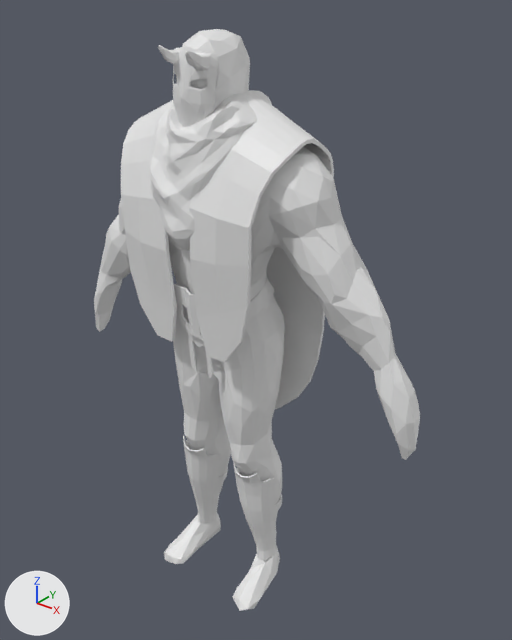
Two versions of the FBX model Group project 3/Assets/Gabriel/characters/thirdCharAnim.fbx, one commit apart.
Before and after are seen from a 50 mm camera at (2.11, -2.41, 3.09) aimed at (0.09, 0.12, 1.52). The axes (+X, +Y, +Z) are drawn at lower left. The lights are the same throughout. Where no turn or scale is listed for an object, it has been applied to the vertices.

Names of what the first picture shows: 'Plane', 'bootL.001', 'bootR.001', 'cape', 'corp.002', 'mask.001', 'scarf.001'.
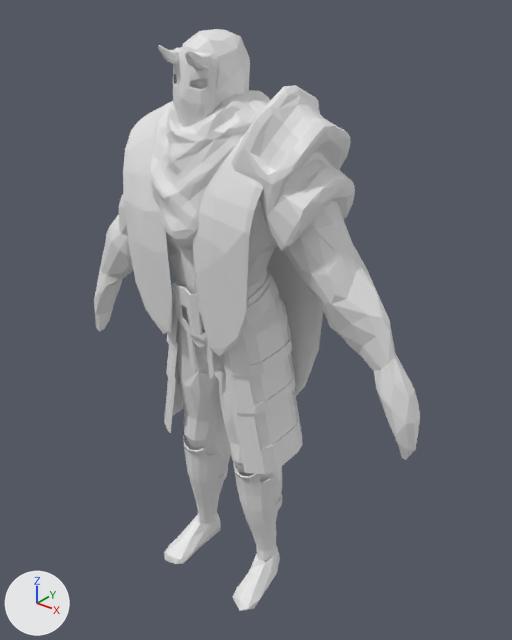
Where the newer file only moved an object's origin or applied its transform, the numbers keep the older frame.

What changed in the scene script:
```text
Add mat_cape:
    mat_cape = principled_material('cape')
    mat_cape.base_color = (0.8, 0.8, 0.8)  # white #e7e7e7
Add mat_legsarmor2:
    mat_legsarmor2 = principled_material('legsArmor2')
    mat_legsarmor2.base_color = (0.8, 0.8, 0.8)  # white #e7e7e7
Add mat_legsarmor:
    mat_legsarmor = principled_material('legsArmor')
    mat_legsarmor.base_color = (0.8, 0.8, 0.8)  # white #e7e7e7
Change me_plane:
    used by ob_cape; location = (-0.015, 0.078, 2.058)
    remove me_plane.from_pydata(...)  # 378 vertices, 376 faces; spans x -0.47..0.47, y -0.4..0.22, z -1.18..0.58
    add me_plane.from_pydata(...)  # 249 vertices, 405 faces; spans x -0.46..0.46, y -0.39..0.22, z -1.16..0.57
    me_plane part 1: 3 vertices moved within x -0.12..0.12, y 0.04..0.11, z 0.42..0.55; 375 vertices removed from x -0.47..0.47, y -0.4..0.22, z -1.18..0.58; 246 vertices added at x -0.46..0.46, y -0.39..0.22, z -1.16..0.57
    add me_plane.materials.append(mat_cape)  # white #e7e7e7
Add me_cube_011:
    me_cube_011.from_pydata(...)  # 226 vertices, 224 faces; spans x -9.9..6.4, y -1.3..1.3, z -4.2..3.8
    # faces by material slot: [84, 140]
    me_cube_011.materials.append(mat_legsarmor)  # white #e7e7e7
    me_cube_011.materials.append(mat_legsarmor2)  # white #e7e7e7
Add me_cube_013:
    me_cube_013.from_pydata(...)  # 273 vertices, 438 faces; spans x -0.135..0.257, y -0.228..0.223, z -0.387..0.237
    # faces by material slot: [73, 365]
    me_cube_013.materials.append(mat_boots_001)  # white #e7e7e7
    me_cube_013.materials.append(mat_boots2)  # white #e7e7e7
Add me_cube:
    me_cube.from_pydata(...)  # 226 vertices, 224 faces; spans x -0.153..0.121, y -0.214..0.229, z -0.518..0.462
    # faces by material slot: [84, 140]
    me_cube.materials.append(mat_legsarmor)  # white #e7e7e7
    me_cube.materials.append(mat_legsarmor2)  # white #e7e7e7
Change ob_plane:
    ob_plane.scale: (1.0, 1.0, 1.0) -> (1.12, 1.0, 1.0)
Add ob_cube_001:
    ob_cube_001 = bpy.data.objects.new('Cube.001', me_cube_011)
    ob_cube_001.location = (-0.268, 0.008, 1.347)
    ob_cube_001.rotation_euler = (-3.099, 0.209, 0.0076)  # degrees (-178, 12, 0.4)
    ob_cube_001.scale = (-0.00957, -0.155, -0.124)
Add ob_cube_008:
    ob_cube_008 = bpy.data.objects.new('Cube.008', me_cube_013)
    ob_cube_008.location = (0.36, -0.003, 2.458)
Add ob_cube:
    ob_cube = bpy.data.objects.new('Cube', me_cube)
    ob_cube.location = (0.258, 0.0, 1.347)
```

Changed parts and their boxes [x1, y1, x2, y2] in the pictures (512 x 640 px):
'cape', reshaped (6% narrower): before [121, 94, 334, 410]; after [123, 97, 323, 396]
'Cube.008', added: after [232, 85, 355, 251]
    faces in mat_boots2 (white #e7e7e7): [232, 85, 355, 251]
    faces in mat_boots_001 (white #e7e7e7): [260, 96, 340, 192]
'Cube', added: after [224, 271, 302, 474]
    faces in mat_legsarmor2 (white #e7e7e7): [224, 271, 302, 474]
    faces in mat_legsarmor (white #e7e7e7): [244, 315, 297, 449]
'Plane', rescaled: before [174, 276, 275, 378]; after [172, 274, 279, 379]
'Cube.001', added: after [164, 281, 183, 433]
    faces in mat_legsarmor2 (white #e7e7e7): [164, 281, 178, 433]
    faces in mat_legsarmor (white #e7e7e7): [172, 342, 183, 416]
